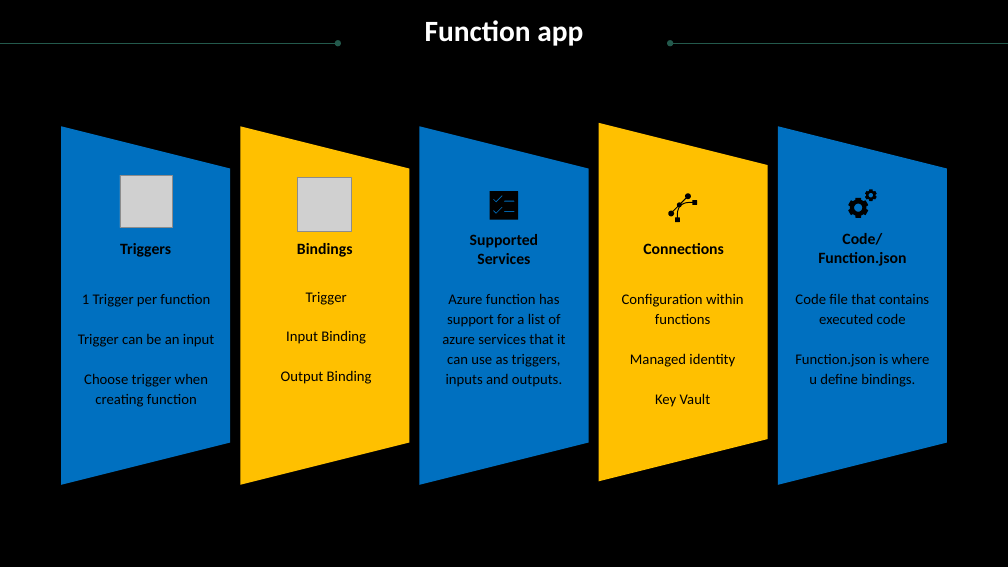
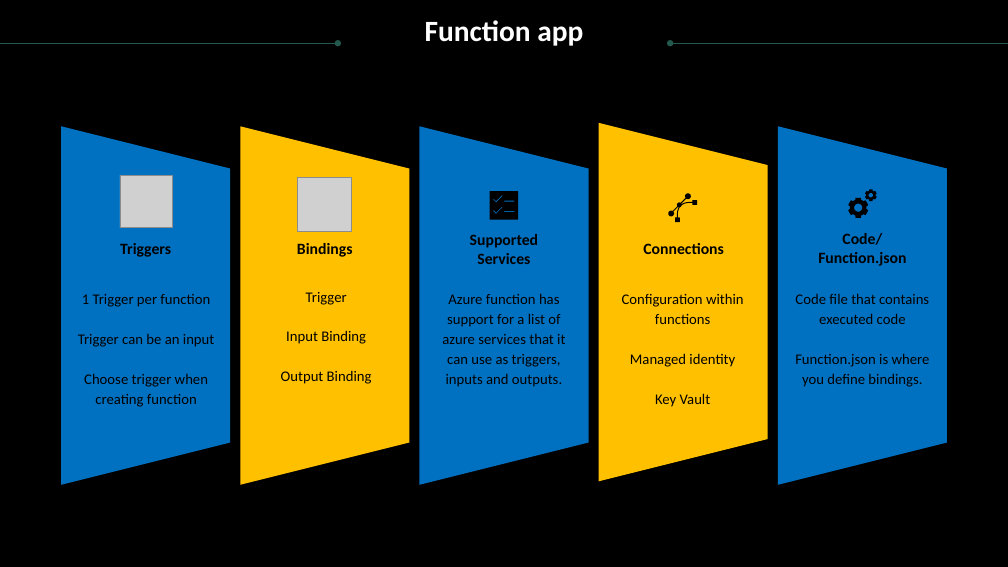
Before and after one commit to RamboBD/CloudMinorDocumenten, a slide deck: slide 3 of Function apps Research story.pptx. Drawn at 1008x567 pixels with LibreOffice and Linux fonts; fonts in the diff are those of the drawing; grey boxes stand for pictures; background and template pictures are left out. Boxes give left, top, right and bottom in pixels: in the first picture for what was removed or moved away, otherwise in the second. Text is boxed around its words. In the diff, an @@ line names an element or a change of style, - is before the commit and + after.

```diff
--- a/Function apps Research story.pptx
+++ b/Function apps Research story.pptx
@@ text at (795,353,930,387): text changed @@
-Function.json is where u define bindings.
+Function.json is where you define bindings.
```
Also in this commit, not shown: 2 other slides changed, 12 slides added.
